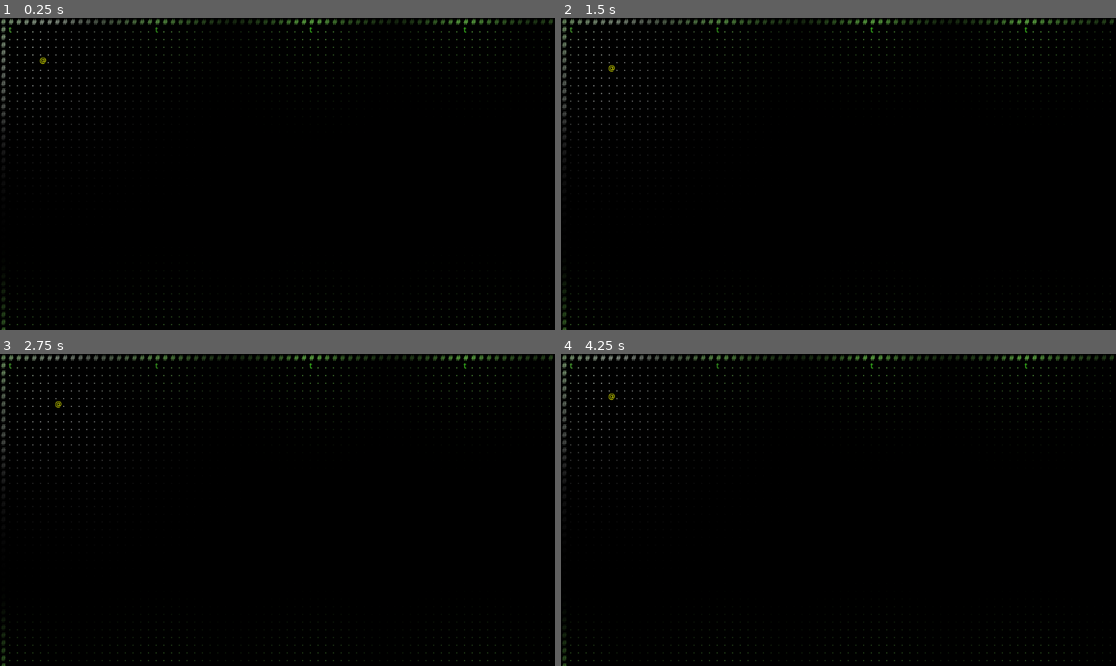
Above: before the commit, frames 1-4 (two rows, left to right).
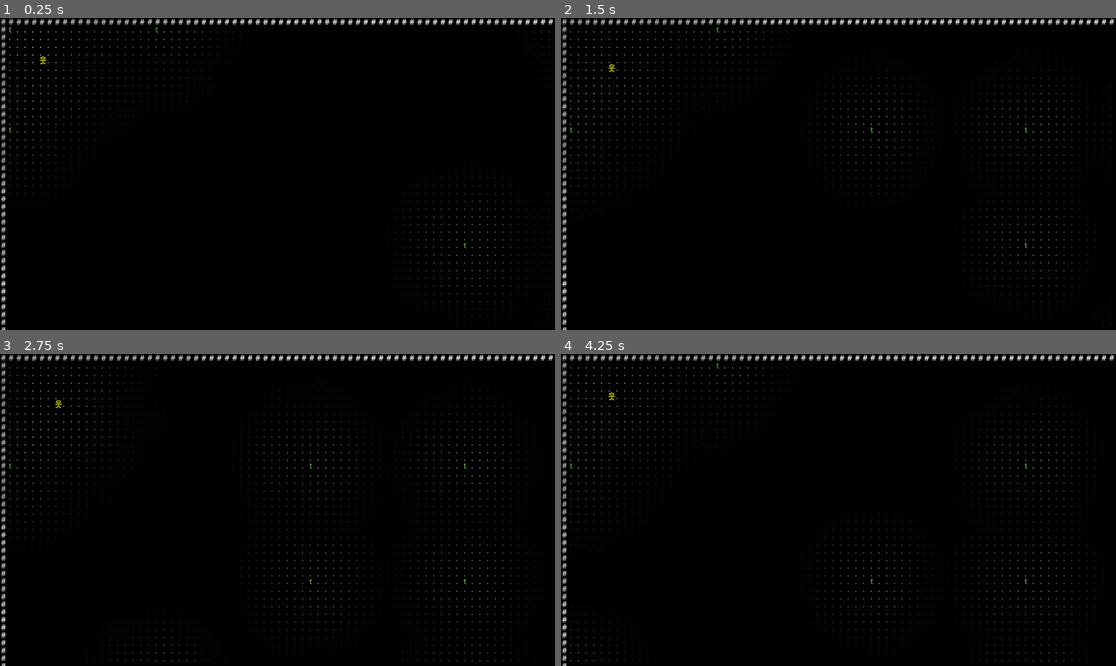
Above: after the commit, the same moments.

Repository: jackcummings/GodotTestProjects
Game: Godot game, scene res://Main.tscn
Same seed, same stepped clock (60 frames per second), same inputs: the game is played once before the commit and once after it.
Inputs:
- Up to frame 1 (0.25 s): no input
- Up to frame 2 (1.5 s): tap Enter at 0.5 s; hold D 0.53-1.28 s; tap R at 0.6, 1.35 s; tap Space at 1.25 s; hold S from 1.28 s (still down)
- Up to frame 3 (2.75 s): tap Enter at 2 s; release S at 2.03 s; hold D from 2.03 s (still down); tap R at 2.1 s
- Up to frame 4 (4.25 s): tap Space at 2.75 s; release D at 2.78 s; hold W 2.78-3.53 s; tap R at 2.85, 3.6 s; tap Enter at 3.5 s; hold A from 3.53 s (still down)

The runs differ from the first frame. In frame 1, 1.9% of the frame differs, in the area x 0-100%, y 0-100%; in frame 2, 2.2%; in frame 3, 2.4%; in frame 4, 2.3%.

Commit message:
Added some random torch placement, ability to redraw torches with KEY-R and moved the drawing to the torch_system.gd class

Diff:
--- a/test-ascii-crawl/Main.tscn
+++ b/test-ascii-crawl/Main.tscn
@@ -42,6 +42,10 @@
 anchors_preset = 15
 anchor_right = 1.0
 anchor_bottom = 1.0
+offset_left = 18.0
+offset_top = 16.0
+offset_right = 18.0
+offset_bottom = 16.0
 grow_horizontal = 2
 grow_vertical = 2
 metadata/_edit_use_anchors_ = true
--- a/test-ascii-crawl/data/glyphs.tres
+++ b/test-ascii-crawl/data/glyphs.tres
@@ -15,7 +15,7 @@
 
 [sub_resource type="Resource" id="Resource_uwttx"]
 script = ExtResource("1_dalir")
-glyph = "@"
+glyph = "웃"
 color = Color(1, 1, 0, 1)
 metadata/_custom_type_script = "uid://bfifjcpfqjo8i"
 
--- a/test-ascii-crawl/main.gd
+++ b/test-ascii-crawl/main.gd
@@ -19,6 +19,7 @@
 var renderer:	Renderer
 var torch_system:	TorchSystem
 var lighting:	LightingSystem
+var num_of_torches = 7
 
 func _ready() -> void:
 	tile_grid = TileGrid.new(GRID_SIZE_COLS, GRID_SIZE_ROWS)
@@ -30,16 +31,29 @@
 	tile_grid.generate_simple_room()
 
 	# Test torches
-	torch_system.add_torch(1, 1)
-	torch_system.add_torch(20, 1)
-	torch_system.add_torch(40, 1)
-	torch_system.add_torch(60, 1)
-	torch_system.add_torch(78, 1)
-	torch_system.add_torch(1, GRID_SIZE_ROWS-2)
-	torch_system.add_torch(20, GRID_SIZE_ROWS-2)
-	torch_system.add_torch(40, GRID_SIZE_ROWS-2)
-	torch_system.add_torch(60, GRID_SIZE_ROWS-2)
-	torch_system.add_torch(78, GRID_SIZE_ROWS-2)
+
+	torch_system.draw_torches_in_room(GRID_SIZE_COLS, GRID_SIZE_ROWS, num_of_torches)
+
+	# torch_system.add_torch(1, 1)
+	# torch_system.add_torch(20, 1)
+	# torch_system.add_torch(40, 1)
+	# torch_system.add_torch(60, 1)
+	# torch_system.add_torch(78, 1)
+	# torch_system.add_torch(1, GRID_SIZE_ROWS-2)
+	# torch_system.add_torch(20, GRID_SIZE_ROWS-2)
+	# torch_system.add_torch(40, GRID_SIZE_ROWS-2)
+	# torch_system.add_torch(60, GRID_SIZE_ROWS-2)
+	# torch_system.add_torch(78, GRID_SIZE_ROWS-2)
+	# # torch_system.add_torch(1, (GRID_SIZE_ROWS-1) * (.33))
+	# # torch_system.add_torch(20, (GRID_SIZE_ROWS-1) * (.33))
+	# torch_system.add_torch(40, (GRID_SIZE_ROWS-1) * (.33))
+	# # torch_system.add_torch(60, (GRID_SIZE_ROWS-1) * (.33))
+	# # torch_system.add_torch(78, (GRID_SIZE_ROWS-1) * (.33))
+	# # torch_system.add_torch(1, (GRID_SIZE_ROWS-1) * (.66))
+	# # torch_system.add_torch(20, (GRID_SIZE_ROWS-1) * (.66))
+	# # torch_system.add_torch(40, (GRID_SIZE_ROWS-1) * (.66))
+	# torch_system.add_torch(60, (GRID_SIZE_ROWS-1) * (.66))
+	# # torch_system.add_torch(78, (GRID_SIZE_ROWS-1) * (.66))
 
 	# Setup camera
 	camera.setup(GRID_SIZE_COLS, GRID_SIZE_ROWS)
@@ -75,3 +89,7 @@
 	if event.keycode in DIRECTIONS:
 		var dir = DIRECTIONS[event.keycode]
 		player.try_move(dir.x, dir.y, tile_grid)
+
+	if event.keycode == KEY_R:
+		torch_system.remove_torches_in_room()
+		torch_system.draw_torches_in_room(GRID_SIZE_COLS, GRID_SIZE_ROWS, num_of_torches)
--- a/test-ascii-crawl/scripts/game/torch_system.gd
+++ b/test-ascii-crawl/scripts/game/torch_system.gd
@@ -12,6 +12,40 @@
 	if torches.is_empty():
 		return
 	SignalBus.torches_updated.emit(torches)
+
+func remove_torches_in_room() -> void:
+	self.torches.clear()
+
+func draw_torches_in_room(GRID_SIZE_COLS, GRID_SIZE_ROWS, num_of_torches) -> void:
+		# Test torches
+		var torch_lst = [
+			[1, 1],
+			[20, 1],
+			[40, 1],
+			[60, 1],
+			[78, 1],
+			[1, GRID_SIZE_ROWS-2],
+			[20, GRID_SIZE_ROWS-2],
+			[40, GRID_SIZE_ROWS-2],
+			[60, GRID_SIZE_ROWS-2],
+			[78, GRID_SIZE_ROWS-2],
+			[1, (GRID_SIZE_ROWS-1) * (.33)],
+			[20, (GRID_SIZE_ROWS-1) * (.33)],
+			[40, (GRID_SIZE_ROWS-1) * (.33)],
+			[60, (GRID_SIZE_ROWS-1) * (.33)],
+			[78, (GRID_SIZE_ROWS-1) * (.33)],
+			[1, (GRID_SIZE_ROWS-1) * (.66)],
+			[20, (GRID_SIZE_ROWS-1) * (.66)],
+			[40, (GRID_SIZE_ROWS-1) * (.66)],
+			[60, (GRID_SIZE_ROWS-1) * (.66)],
+			[78, (GRID_SIZE_ROWS-1) * (.66)]
+		]
+
+		for i in num_of_torches:
+			var rand_i = randi() % torch_lst.size()
+			add_torch(torch_lst[rand_i][0], torch_lst[rand_i][1])
+			torch_lst.remove_at(rand_i)
+
 
 func add_torch(col: int, row: int) -> void:
 	torches.append({
--- a/test-ascii-crawl/shaders/torch_light.gdshader
+++ b/test-ascii-crawl/shaders/torch_light.gdshader
@@ -15,7 +15,7 @@
 float light_intensity(vec2 frag_pos, vec2 light_pos, float radius) {
     float dist       = distance(frag_pos, light_pos);
     float normalized = clamp(dist / radius, 0.0, 1.0);
-    return pow(1.0 - normalized, falloff);
+    return pow(0.8 - normalized, falloff);
 }
 
 void fragment() {
